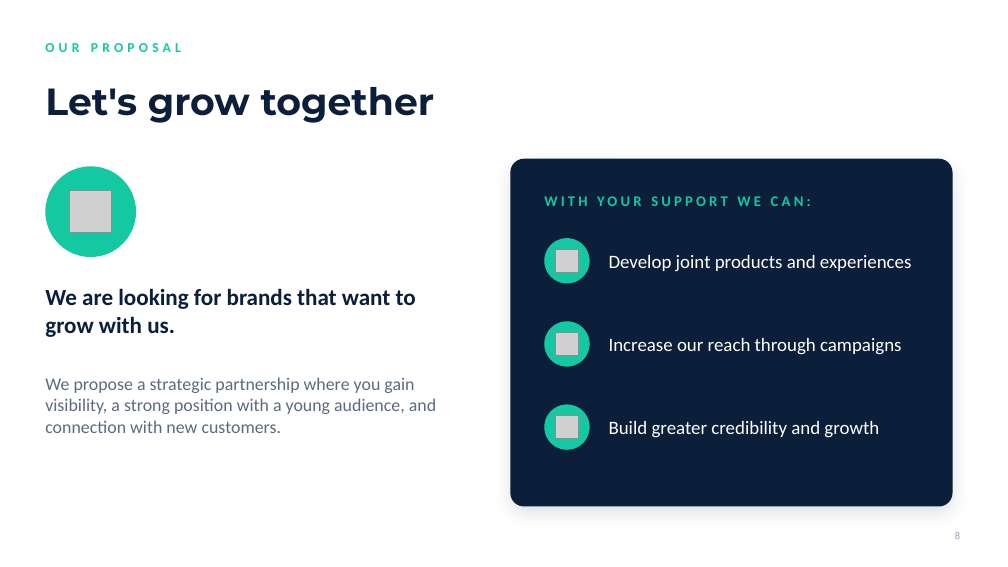
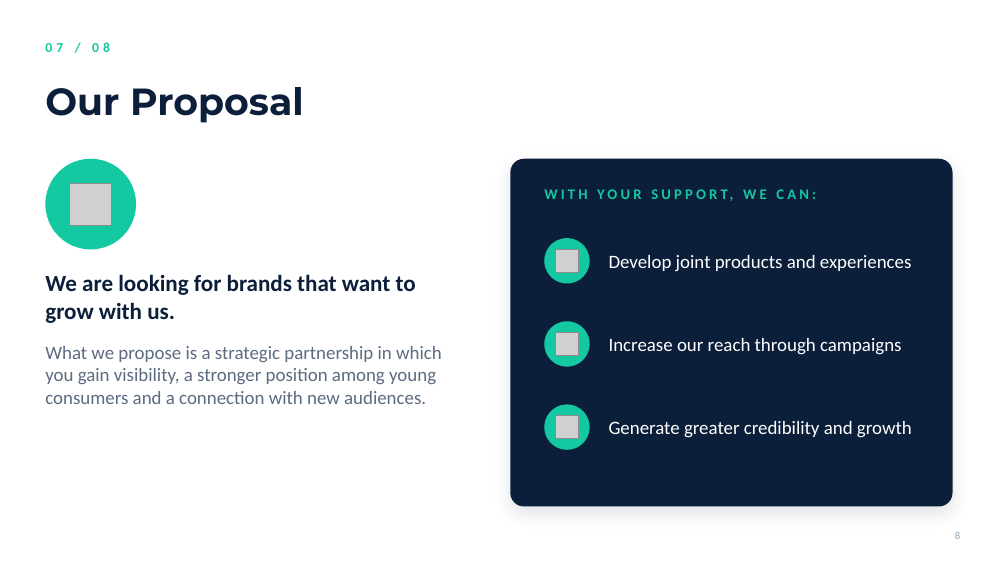
Before and after one commit to Johnporkthethird/english-presentaiton-, a slide deck: slide 8 of NutriPill.pptx. Drawn at 1008x567 pixels with LibreOffice and Linux fonts; fonts in the diff are those of the drawing; grey boxes stand for pictures; background and template pictures are left out. Boxes give left, top, right and bottom in pixels: in the first picture for what was removed or moved away, otherwise in the second. Text is boxed around its words. In the diff, an @@ line names an element or a change of style, - is before the commit and + after.

```diff
--- a/NutriPill.pptx
+++ b/NutriPill.pptx
@@ text at [45, 42, 110, 52]: text changed @@
-OUR PROPOSAL
+07 / 08
@@ title at [45, 87, 304, 123]: text changed @@
-Let's grow together
+Our Proposal
@@ ellipse: place and size @@
-ellipse at [45, 166, 136, 257]
+ellipse at [45, 159, 136, 250]
@@ picture: place and size @@
-picture at [70, 191, 111, 232]
+picture at [70, 183, 111, 225]
@@ text at [544, 196, 811, 206]: text changed @@
-WITH YOUR SUPPORT WE CAN:
+WITH YOUR SUPPORT, WE CAN:
@@ text "We are looking for brands ...": place and size @@
-text "We are looking for brands ..." at [45, 288, 416, 337]
+text "We are looking for brands ..." at [45, 274, 416, 323]
@@ vertical alignment middle to top in 3 elements at [544, 185, 923, 216], [45, 274, 416, 323], [45, 346, 442, 404] @@
@@ text at [45, 346, 442, 404]: text changed; size 17 to 18 pt @@
-We propose a strategic partnership where you gain visibility, a strong position with a young audience, and connection with new customers.
+What we propose is a strategic partnership in which you gain visibility, a stronger position among young consumers and a connection with new audiences.
@@ text at [609, 421, 912, 438]: text changed @@
-Build greater credibility and growth
+Generate greater credibility and growth
```
Also in this commit, not shown: 8 other slides changed, 1 slide removed, 3 other files.
